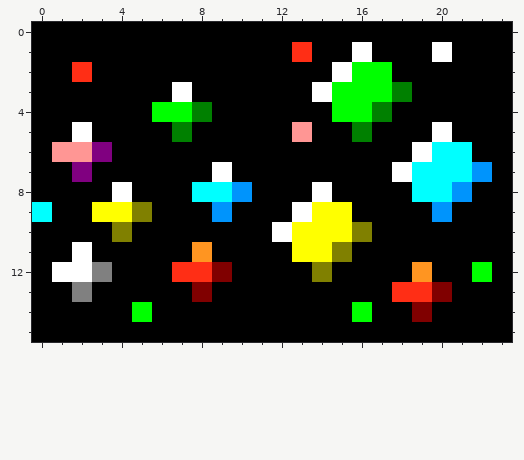
Edited in one commit: pixel-art sprite (assets/magic.png). The first picture shows the starting point.
The file is 24x16 pixels.
Now the later version:
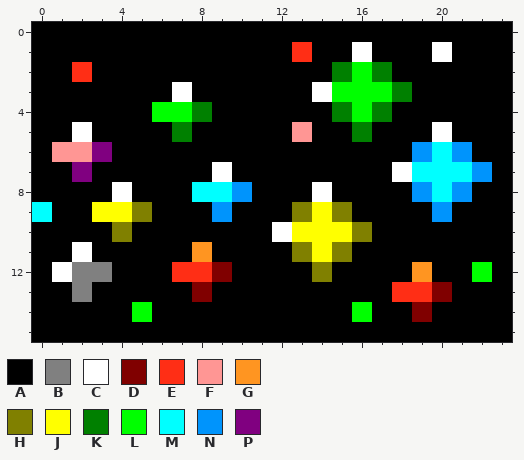
Palette (. is transparent): A #000000  B #808080  C #ffffff  D #800000  E #ff2e15  F #ff9694  G #ff9521  H #808000  J #ffff00  K #008000  L #00ff00  M #00ffff  N #0094fc  P #800080
Edits made:
Changed rows in their new state; - is an unchanged pixel.
first column x 2:
 2 -------------K-K----
 4 -------------K------
 6 -----------------N-N
 8 -----------------N--
 9 -----------H-H------
11 -----------H--------
12 B-------------------
